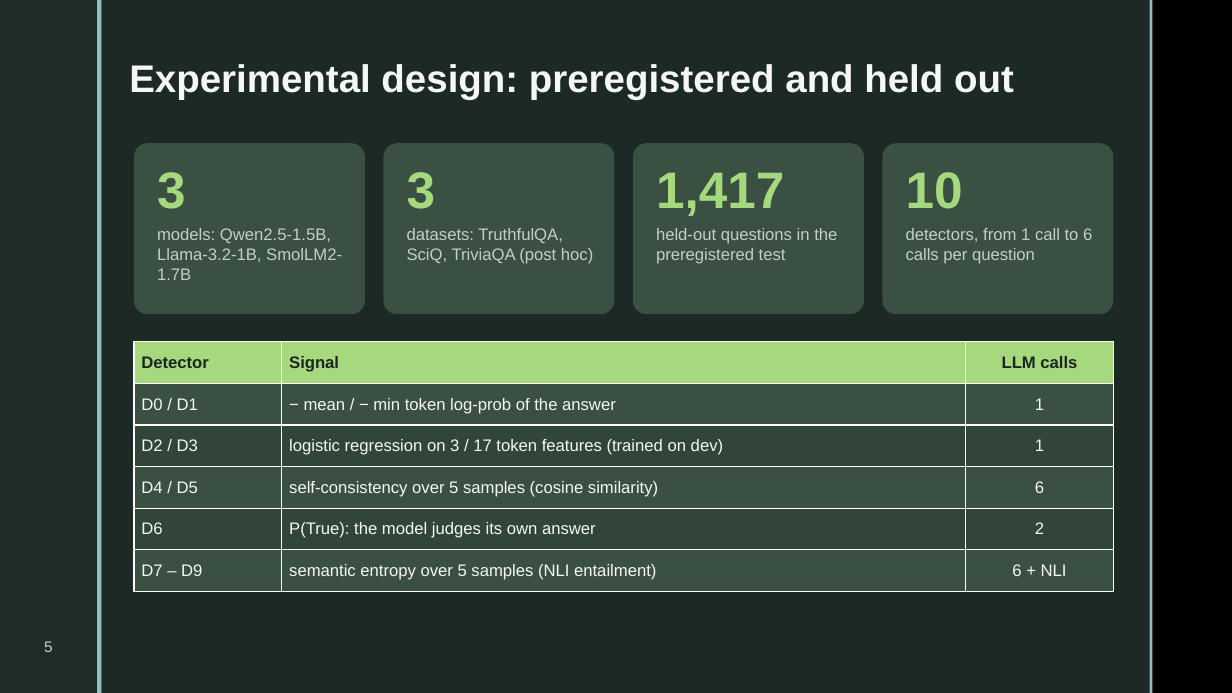
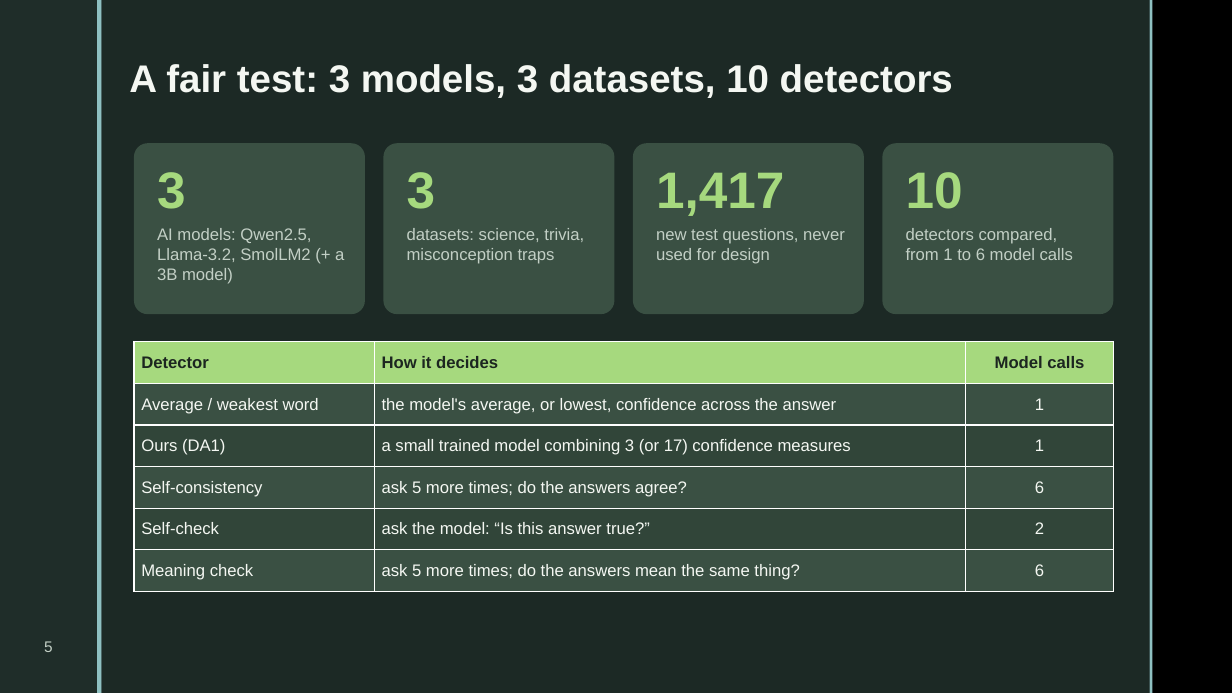
Before and after one commit to gouthamkrishna404/hallucination-detection, a slide deck: slide 5 of presentation/DA3_Hallucination_Detection.pptx. Drawn at 1232x693 pixels with LibreOffice and Linux fonts; fonts in the diff are those of the drawing; background and template pictures are left out. Boxes give left, top, right and bottom in pixels: in the first picture for what was removed or moved away, otherwise in the second. Text is boxed around its words. In the diff, an @@ line names an element or a change of style, - is before the commit and + after.

```diff
--- a/presentation/DA3_Hallucination_Detection.pptx
+++ b/presentation/DA3_Hallucination_Detection.pptx
@@ text at [129, 64, 953, 98]: text changed @@
-Experimental design: preregistered and held out
+A fair test: 3 models, 3 datasets, 10 detectors
@@ text at [157, 228, 344, 284]: text changed @@
-models: Qwen2.5-1.5B, Llama-3.2-1B, SmolLM2-1.7B
+AI models: Qwen2.5, Llama-3.2, SmolLM2 (+ a 3B model)
@@ text at [407, 228, 584, 264]: text changed @@
-datasets: TruthfulQA, SciQ, TriviaQA (post hoc)
+datasets: science, trivia, misconception traps
@@ text at [656, 228, 845, 264]: text changed @@
-held-out questions in the preregistered test
+new test questions, never used for design
@@ text at [906, 228, 1073, 260]: text changed @@
-detectors, from 1 call to 6 calls per question
+detectors compared, from 1 to 6 model calls
@@ table at [134, 342, 1114, 592] @@
-row 1, column 2: Signal
+row 1, column 2: How it decides
-row 1, column 3: LLM calls
+row 1, column 3: Model calls
-row 2, column 1: D0 / D1
+row 2, column 1: Average / weakest word
-row 2, column 2: − mean / − min token log-prob of the answer
+row 2, column 2: the model's average, or lowest, confidence across the answer
-row 3, column 1: D2 / D3
+row 3, column 1: Ours (DA1)
-row 3, column 2: logistic regression on 3 / 17 token features (trained on dev)
+row 3, column 2: a small trained model combining 3 (or 17) confidence measures
-row 4, column 1: D4 / D5
+row 4, column 1: Self-consistency
-row 4, column 2: self-consistency over 5 samples (cosine similarity)
+row 4, column 2: ask 5 more times; do the answers agree?
-row 5, column 1: D6
+row 5, column 1: Self-check
-row 5, column 2: P(True): the model judges its own answer
+row 5, column 2: ask the model: “Is this answer true?”
-row 6: D7 – D9 | semantic entropy over 5 samples (NLI entailment) | 6 + NLI
+row 6: Meaning check | ask 5 more times; do the answers mean the same thing? | 6
```
Also in this commit, not shown: 14 other slides changed, 1 slide added, 1 slide removed, 6 other files.
